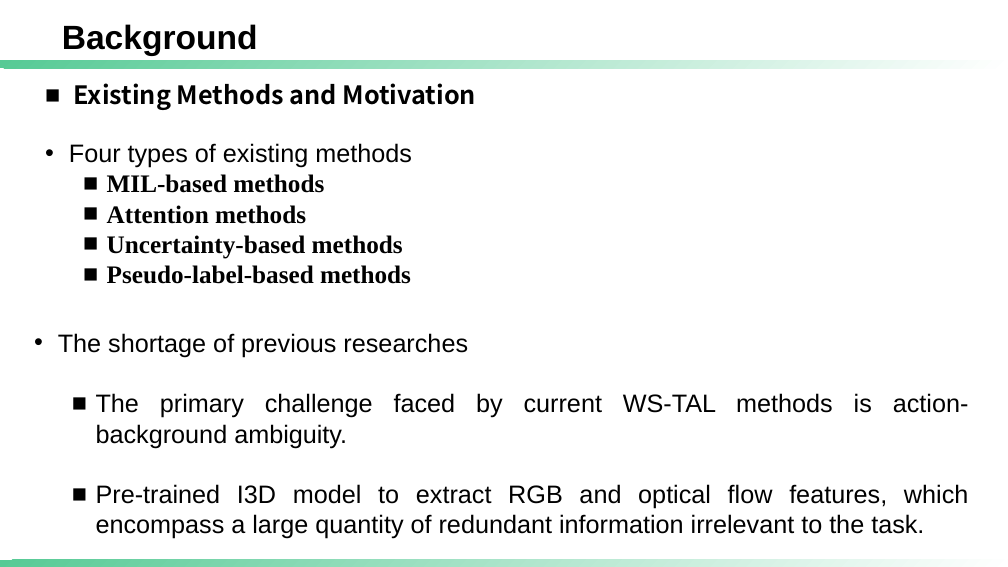
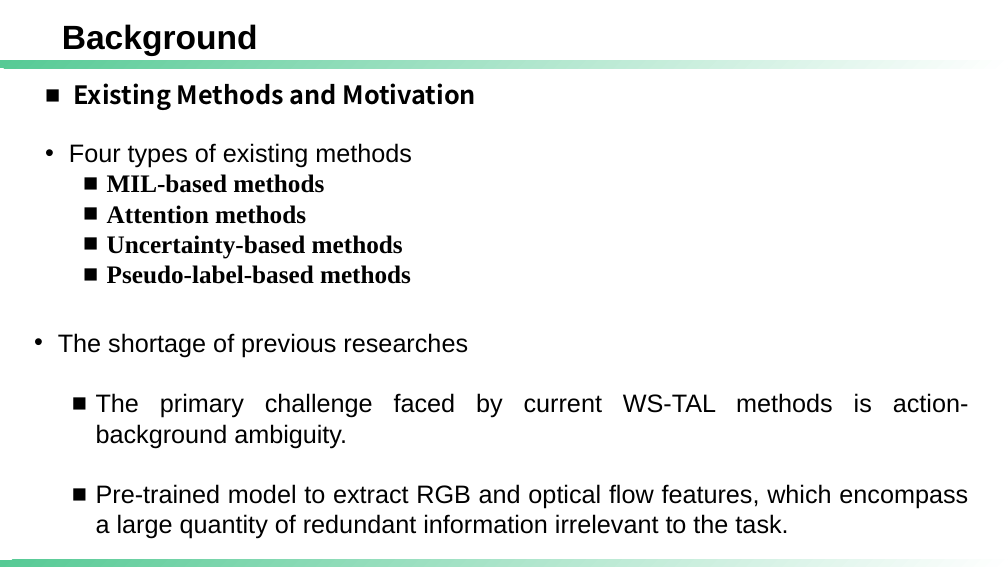
Before and after one commit to cmpun/cmpun.github.io, a slide deck: slide 4 of icassp.pptx. Drawn at 1008x567 pixels with LibreOffice and Linux fonts; fonts in the diff are those of the drawing; background and template pictures are left out. Boxes give left, top, right and bottom in pixels: in the first picture for what was removed or moved away, otherwise in the second. Text is boxed around its words. In the diff, an @@ line names an element or a change of style, - is before the commit and + after.

```diff
--- a/icassp.pptx
+++ b/icassp.pptx
@@ text at (96, 484, 968, 539): text changed @@
-  ■ Pre-trained I3D model to extract RGB and optical flow features, which encompass a large quantity of redundant information irrelevant to the task.
+  ■ Pre-trained model to extract RGB and optical flow features, which encompass a large quantity of redundant information irrelevant to the task.
```
Also in this commit, not shown: 2 other slides changed, 1 other file.
